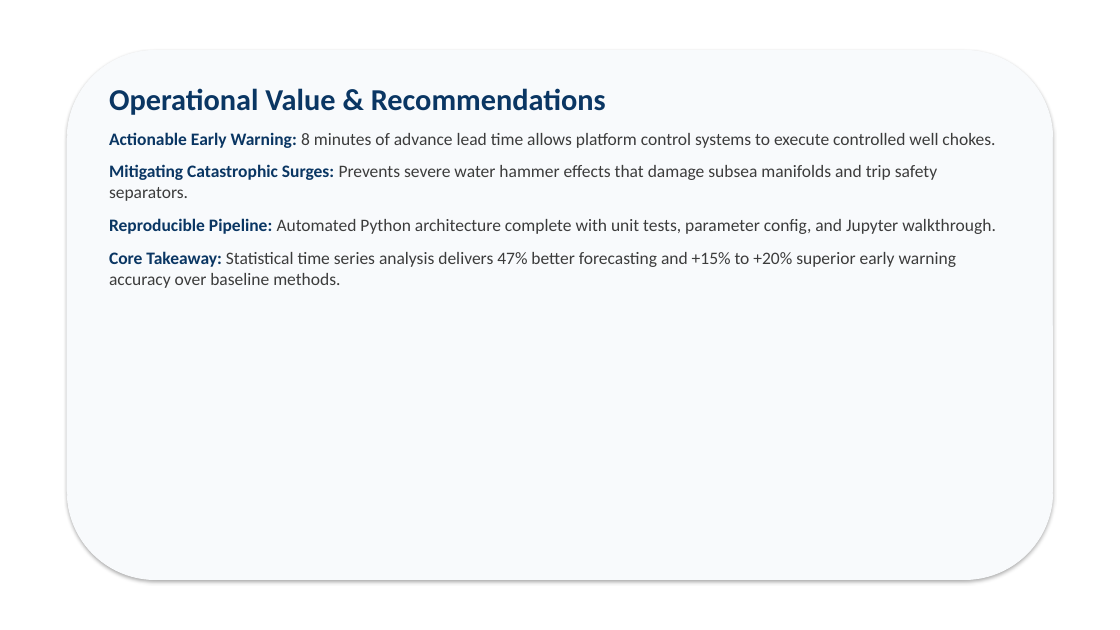
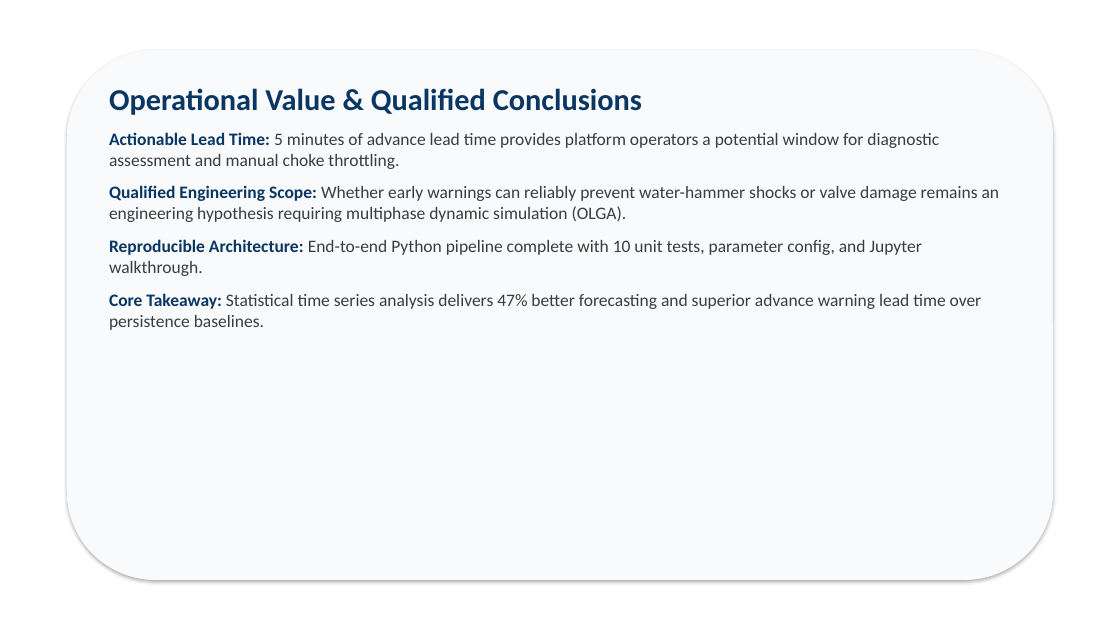
Before and after one commit to Ravva-78/tsa-oilguard, a slide deck: slide 8 of report/OILGUARD_Presentation.pptx. Drawn at 1120x630 pixels with LibreOffice and Linux fonts; fonts in the diff are those of the drawing. Boxes give left, top, right and bottom in pixels: in the first picture for what was removed or moved away, otherwise in the second. Text is boxed around its words. In the diff, an @@ line names an element or a change of style, - is before the commit and + after.

Commit message:
Audit and reconcile final OILGUARD results: resolve 19-event cohort, audit early-warning evaluation rules, add LOEO-CV, and verify Pareto frontier

```diff
--- a/report/OILGUARD_Presentation.pptx
+++ b/report/OILGUARD_Presentation.pptx
@@ text at (109,88,1000,330): text changed @@
-Operational Value & Recommendations
-Actionable Early Warning: 8 minutes of advance lead time allows platform control systems to execute controlled well chokes.
-Mitigating Catastrophic Surges: Prevents severe water hammer effects that damage subsea manifolds and trip safety separators.
-Reproducible Pipeline: Automated Python architecture complete with unit tests, parameter config, and Jupyter walkthrough.
-Core Takeaway: Statistical time series analysis delivers 47% better forecasting and +15% to +20% superior early warning accuracy over baseline methods.
+Operational Value & Qualified Conclusions
+Actionable Lead Time: 5 minutes of advance lead time provides platform operators a potential window for diagnostic assessment and manual choke throttling.
+Qualified Engineering Scope: Whether early warnings can reliably prevent water-hammer shocks or valve damage remains an engineering hypothesis requiring multiphase dynamic simulation (OLGA).
+Reproducible Architecture: End-to-end Python pipeline complete with 10 unit tests, parameter config, and Jupyter walkthrough.
+Core Takeaway: Statistical time series analysis delivers 47% better forecasting and superior advance warning lead time over persistence baselines.
```
Also in this commit, not shown: 7 other slides changed, 27 other files.
